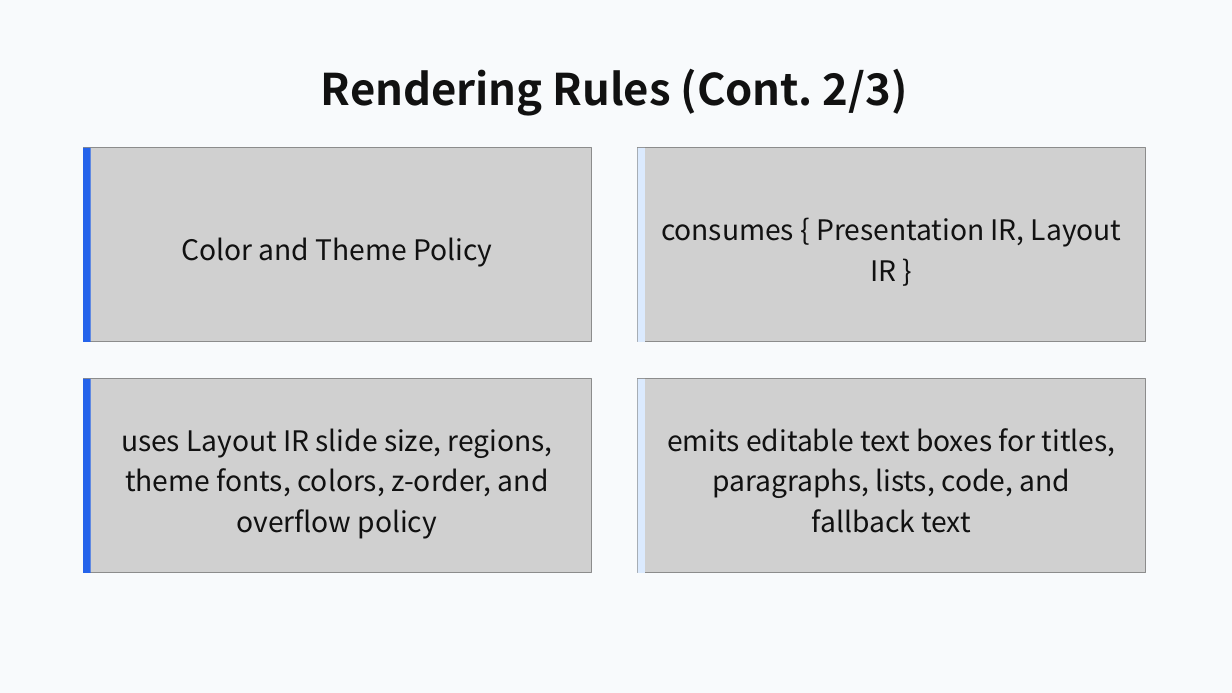
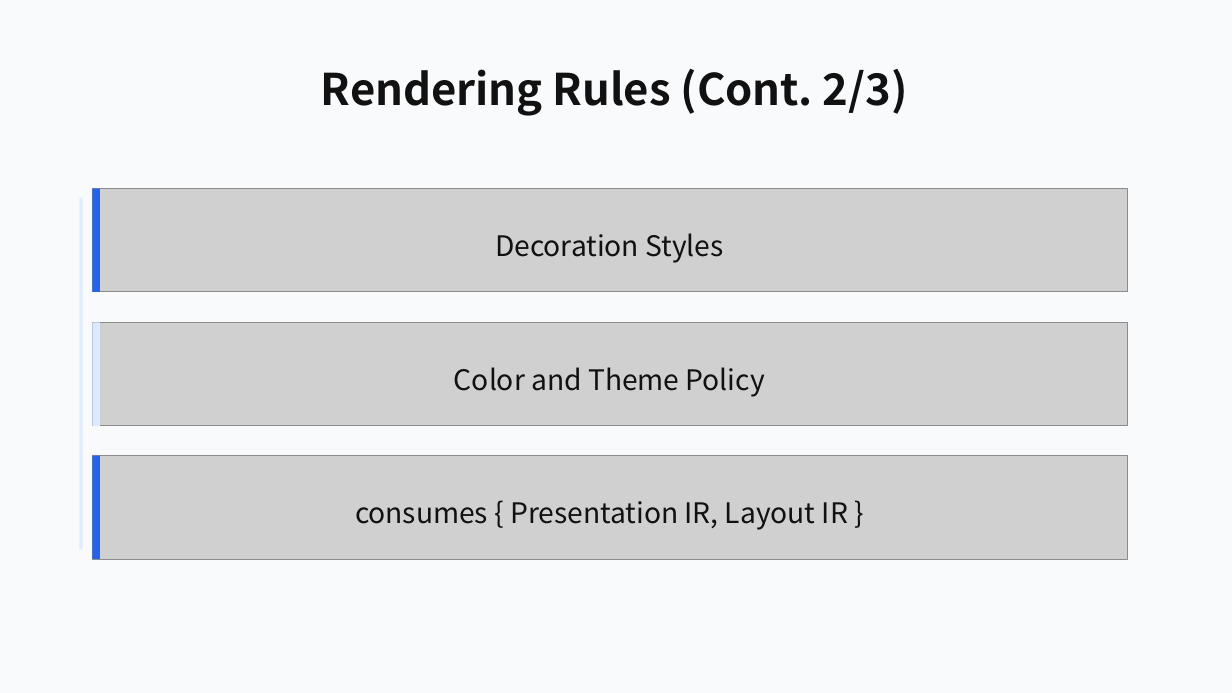
Before and after one commit to ch040602/mdpr-skill, a slide deck: slide 16 of artifacts/mdpr-vs-skill/mdpr-baseline-result.pptx. Drawn at 1232x693 pixels with LibreOffice and Linux fonts; fonts in the diff are those of the drawing; grey boxes stand for pictures. Boxes give left, top, right and bottom in pixels: in the first picture for what was removed or moved away, otherwise in the second. Text is boxed around its words. In the diff, an @@ line names an element or a change of style, - is before the commit and + after.

Commit message:
Balance visual evidence and actor colors

```diff
--- a/artifacts/mdpr-vs-skill/mdpr-baseline-result.pptx
+++ b/artifacts/mdpr-vs-skill/mdpr-baseline-result.pptx
@@ picture removed at (83, 148, 592, 342) @@
@@ picture removed at (638, 148, 1146, 342) @@
@@ rectangle removed at (638, 148, 645, 342) @@
@@ rectangle added at (79, 198, 83, 550), fill #DBEAFE at 80% opacity @@
@@ rectangle: place and size @@
-rectangle at (83, 148, 91, 342)
+rectangle at (92, 189, 100, 292)
@@ picture added at (92, 189, 1128, 292) @@
@@ text added at (495, 233, 723, 263), 22 pt, text #111111 @@
+Decoration Styles
@@ picture added at (92, 323, 1128, 426) @@
@@ rectangle added at (92, 323, 100, 426), fill #DBEAFE @@
@@ text "Color and Theme Policy": place and size @@
-text "Color and Theme Policy" at (181, 237, 492, 267)
+text "Color and Theme Policy" at (454, 367, 765, 397)
@@ picture removed at (83, 379, 592, 573) @@
@@ picture removed at (638, 379, 1146, 573) @@
@@ rectangle removed at (638, 379, 645, 573) @@
@@ text removed at (121, 428, 553, 539) @@
-uses Layout IR slide size, regions, theme fonts, colors, z-order, and overflow policy
@@ text removed at (667, 428, 1116, 533) @@
-emits editable text boxes for titles, paragraphs, lists, code, and fallback text
@@ rectangle: place and size @@
-rectangle at (83, 379, 91, 573)
+rectangle at (92, 456, 100, 559)
@@ picture added at (92, 456, 1128, 559) @@
@@ text "consumes { Presentation IR, Layout ..." rewrapped from (661, 218, 1122, 281) to (355, 501, 848, 530) @@
```
Also in this commit, not shown: 15 other slides changed, 11 other files.
